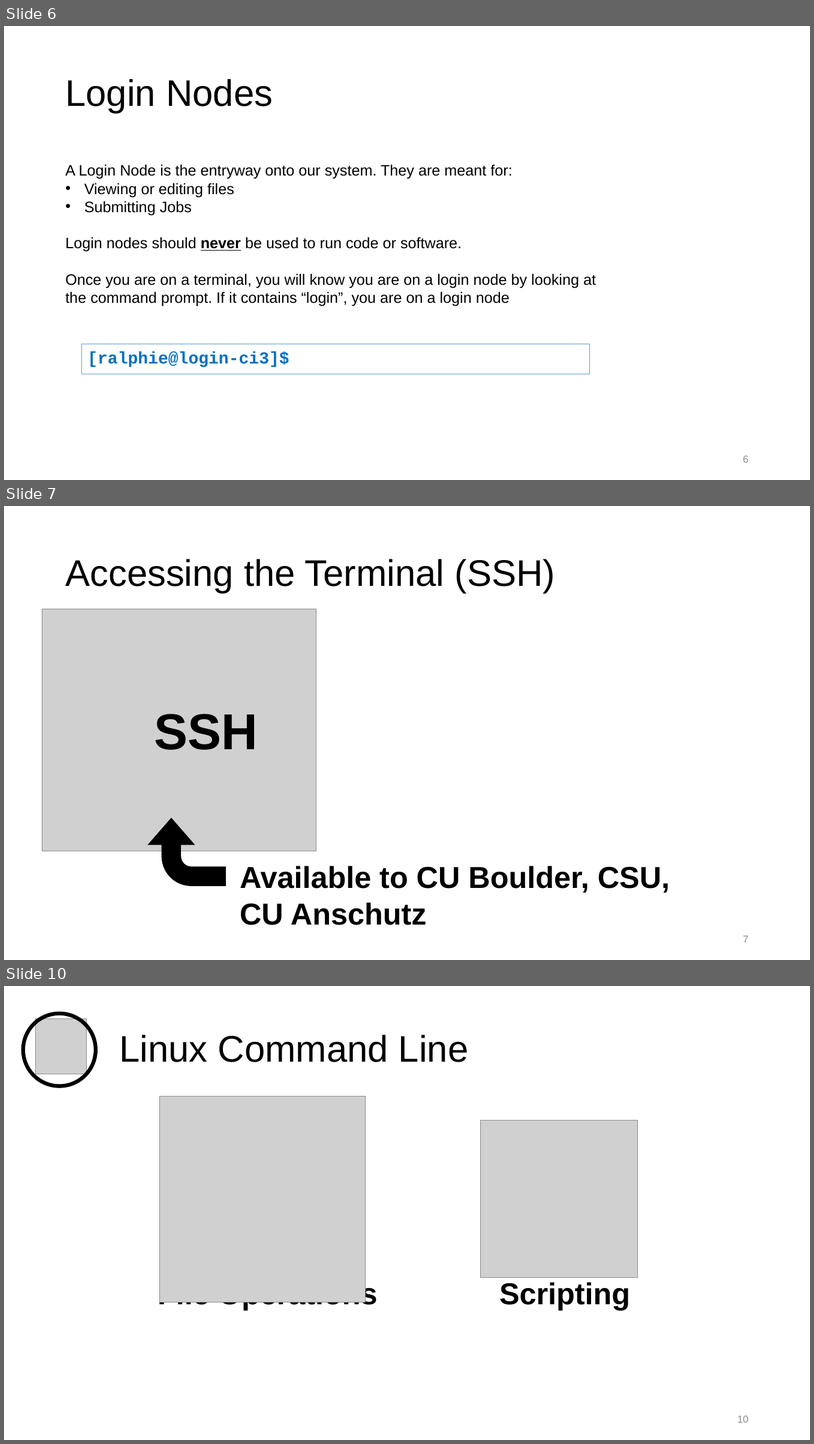
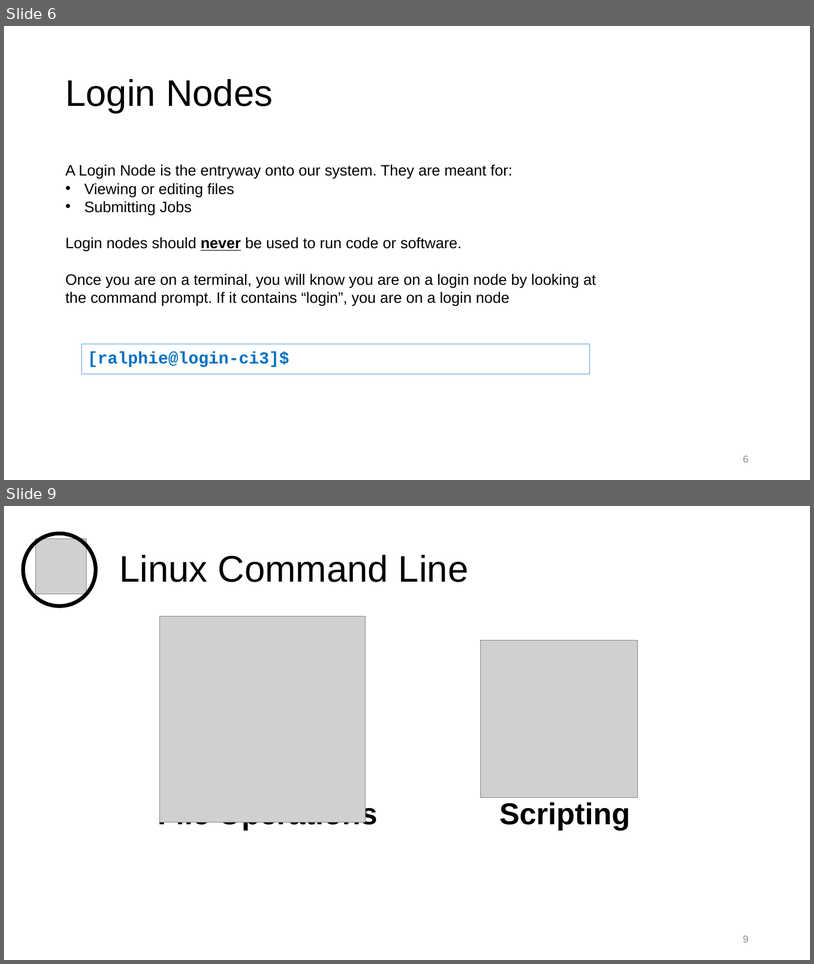
Before and after one commit to ResearchComputing/Getting_Started_With_Research_Computing, a slide deck: Command_Line_And_Job_Scheduling.pptx. Shown one above the other, each under a label of ours: slides 6, 7 and 10 before the commit, slides 6 and 9 after it; the slides between them are not shown. The pictures are 814x1444 and 814x964 pixels, drawn with LibreOffice and Linux fonts; fonts in the diff are those of the drawing; grey boxes stand for pictures; background and template pictures are left out. Boxes give left, top, right and bottom in pixels: in the first picture for what was removed or moved away, otherwise in the second. Text is boxed around its words. In the diff, an @@ line names an element or a change of style, - is before the commit and + after.

Commit message:
make text formatting for all code and headings the same, remove duplicate slides

```diff
--- a/Command_Line_And_Job_Scheduling.pptx
+++ b/Command_Line_And_Job_Scheduling.pptx
@@ slide 7 removed at (4,506,810,960), background #FFFFFF @@
@@ title removed at (65,559,556,593) @@
-Accessing the Terminal (SSH)
@@ picture removed at (42,609,317,851) @@
@@ text removed at (155,714,258,750) @@
-SSH
@@ bent arrow removed at (149,818,225,885) @@
@@ text removed at (240,865,670,925) @@
-Available to CU Boulder, CSU,
-CU Anschutz
@@ page number removed at (743,935,749,942) @@
-7
@@ what was slide 10 is now slide 9 @@
@@ page number at (743,935,749,942): text changed @@
-10
+9
```
Also in this commit, not shown: 13 slides changed, 2 other slides removed, 1 other file.
